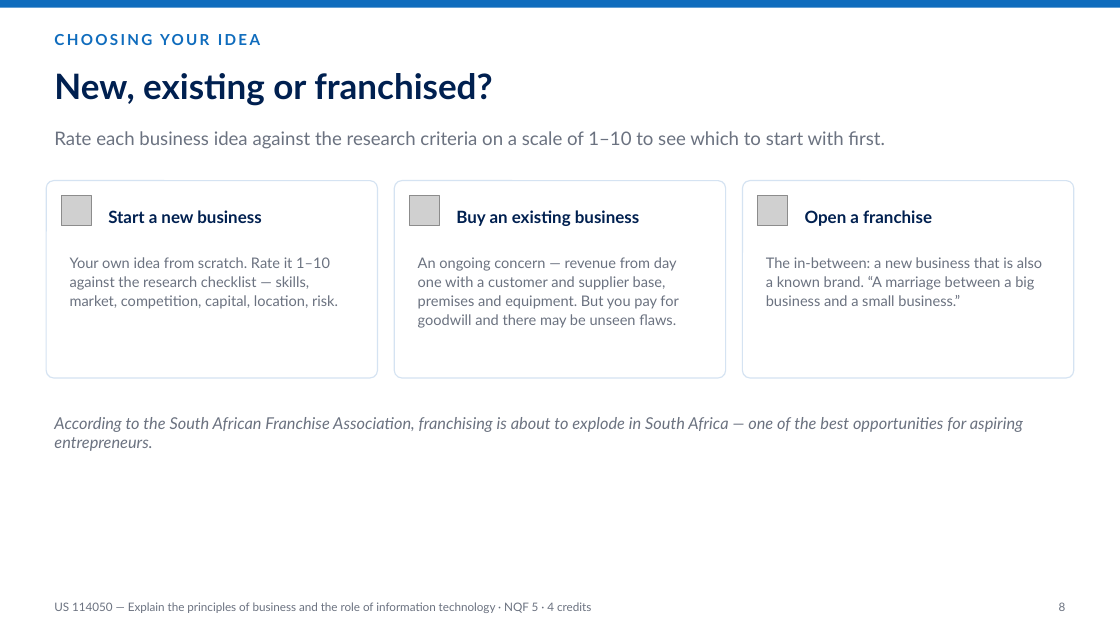
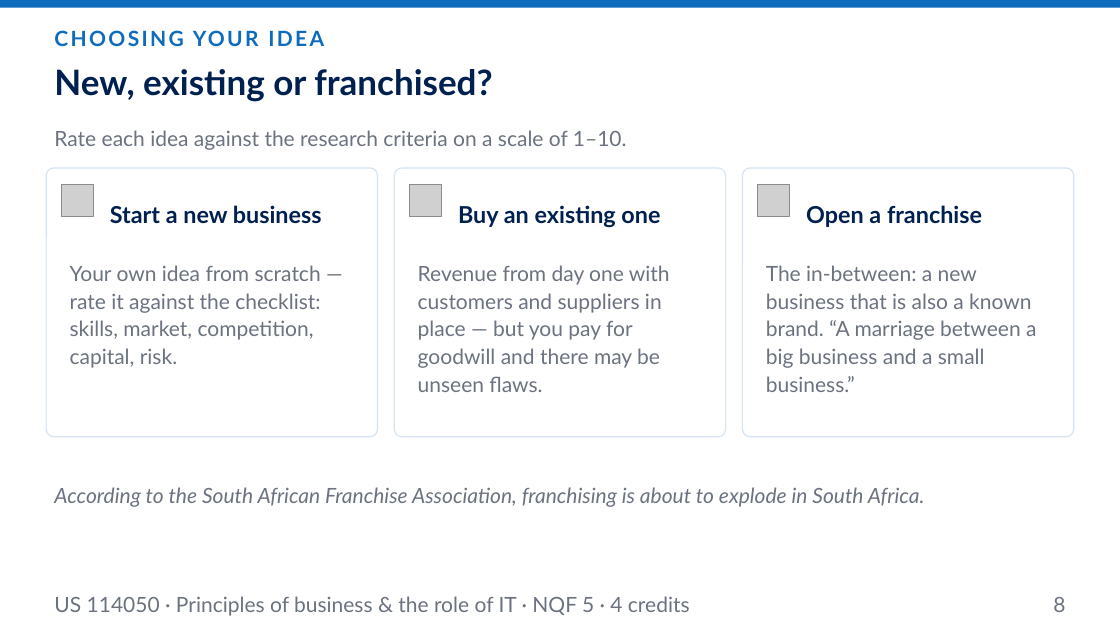
Before and after one commit to andrekyle/ITsystemsupport, a slide deck: slide 8 of public/downloads/US-114050-Principles-of-Business.pptx. Drawn at 1120x630 pixels with LibreOffice and Linux fonts; fonts in the diff are those of the drawing; grey boxes stand for pictures. Boxes give left, top, right and bottom in pixels: in the first picture for what was removed or moved away, otherwise in the second. Text is boxed around its words. In the diff, an @@ line names an element or a change of style, - is before the commit and + after.

```diff
--- a/public/downloads/US-114050-Principles-of-Business.pptx
+++ b/public/downloads/US-114050-Principles-of-Business.pptx
@@ text "CHOOSING YOUR IDEA" at (x1=46, y1=22, x2=1074, y2=54): size 13 to 18 pt @@
@@ text "New, existing or franchised?" moved from (x1=54, y1=73, x2=492, y2=106) to (x1=54, y1=69, x2=492, y2=102) @@
@@ text at (x1=54, y1=130, x2=627, y2=150): text changed; size 16 to 18 pt @@
-Rate each business idea against the research criteria on a scale of 1–10 to see which to start with first.
+Rate each idea against the research criteria on a scale of 1–10.
@@ rounded rectangle resized from (x1=46, y1=181, x2=377, y2=378) to (x1=46, y1=168, x2=377, y2=437) @@
@@ text "Start a new business" at (x1=110, y1=205, x2=322, y2=224): size 14.5 to 20 pt @@
@@ rounded rectangle resized from (x1=394, y1=181, x2=725, y2=378) to (x1=394, y1=168, x2=725, y2=437) @@
@@ proportions changed in 3 elements at (x1=46, y1=168, x2=377, y2=437), (x1=394, y1=168, x2=725, y2=437), (x1=743, y1=168, x2=1074, y2=437) @@
@@ rounded rectangle resized from (x1=743, y1=181, x2=1074, y2=378) to (x1=743, y1=168, x2=1074, y2=437) @@
@@ text "Open a franchise" at (x1=806, y1=205, x2=982, y2=227): size 14.5 to 20 pt @@
@@ text at (x1=458, y1=205, x2=660, y2=228): text changed; size 14.5 to 20 pt @@
-Buy an existing business
+Buy an existing one
@@ 3 pictures moved together from (x1=61, y1=196, x2=788, y2=226) to (x1=61, y1=185, x2=790, y2=217) @@
@@ text at (x1=70, y1=265, x2=321, y2=368): text changed; size 12.5 to 18 pt @@
-Your own idea from scratch. Rate it 1–10 against the research checklist — skills, market, competition, capital, location, risk.
+Your own idea from scratch — rate it against the checklist: skills, market, competition, capital, risk.
@@ text at (x1=418, y1=265, x2=670, y2=392): text changed; size 12.5 to 18 pt @@
-An ongoing concern — revenue from day one with a customer and supplier base, premises and equipment. But you pay for goodwill and there may be unseen flaws.
+Revenue from day one with customers and suppliers in place — but you pay for goodwill and there may be unseen flaws.
@@ text "The in-between: a new business ..." at (x1=766, y1=265, x2=1036, y2=392): size 12.5 to 18 pt @@
@@ text at (x1=54, y1=487, x2=925, y2=507): text changed; size 14 to 18 pt @@
-According to the South African Franchise Association, franchising is about to explode in South Africa — one of the best opportunities for aspiring entrepreneurs.
+According to the South African Franchise Association, franchising is about to explode in South Africa.
@@ text at (x1=54, y1=596, x2=690, y2=616): text changed; size 10 to 18 pt @@
-US 114050 — Explain the principles of business and the role of information technology · NQF 5 · 4 credits
+US 114050 · Principles of business & the role of IT · NQF 5 · 4 credits
@@ text "8" at (x1=1053, y1=597, x2=1065, y2=612): size 10 to 18 pt @@
```
Also in this commit, not shown: 17 other slides changed, 1 slide added, 1 other file.
